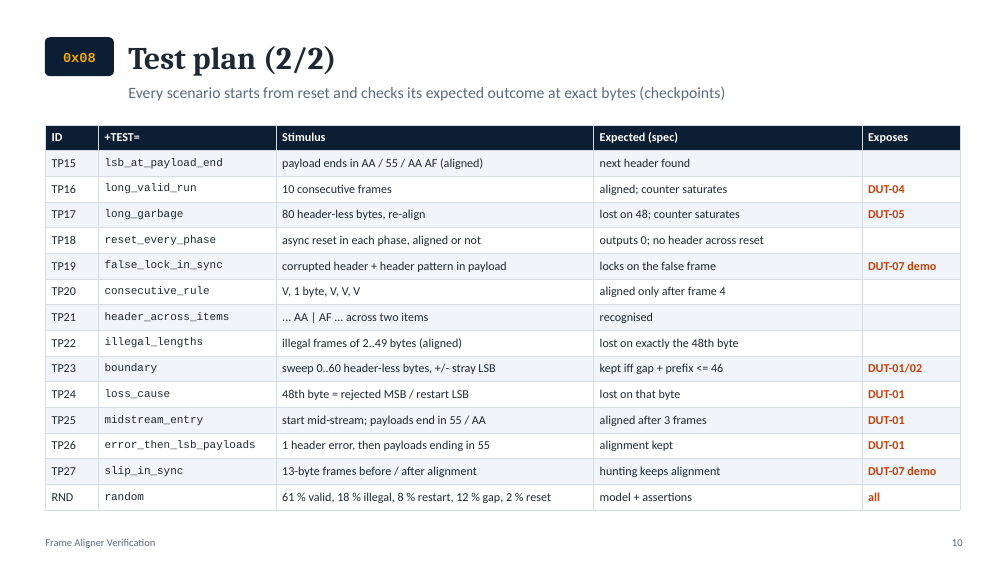
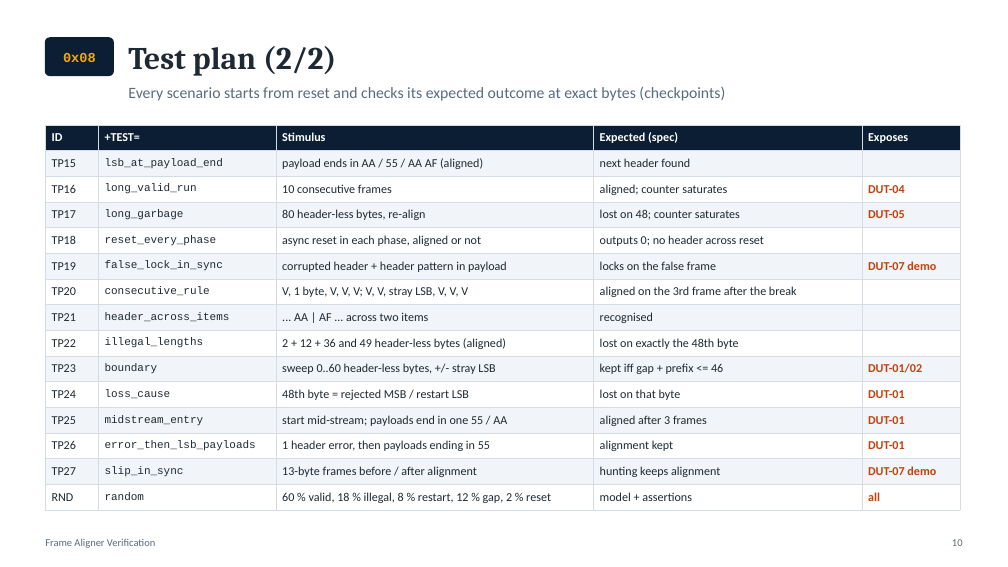
Before and after one commit to yakir1991/Frame-Aligner-verification, a slide deck: slide 10 of docs/Frame_Aligner_Verification.pptx. Drawn at 1008x567 pixels with LibreOffice and Linux fonts; fonts in the diff are those of the drawing. Boxes give left, top, right and bottom in pixels: in the first picture for what was removed or moved away, otherwise in the second. Text is boxed around its words. In the diff, an @@ line names an element or a change of style, - is before the commit and + after.

```diff
--- a/docs/Frame_Aligner_Verification.pptx
+++ b/docs/Frame_Aligner_Verification.pptx
@@ table at bbox=[45, 125, 960, 507] @@
-row 7, column 3: V, 1 byte, V, V, V
+row 7, column 3: V, 1 byte, V, V, V; V, V, stray LSB, V, V, V
-row 7, column 4: aligned only after frame 4
+row 7, column 4: aligned on the 3rd frame after the break
-row 9, column 3: illegal frames of 2..49 bytes (aligned)
+row 9, column 3: 2 + 12 + 36 and 49 header-less bytes (aligned)
-row 12, column 3: start mid-stream; payloads end in 55 / AA
+row 12, column 3: start mid-stream; payloads end in one 55 / AA
-row 15, column 3: 61 % valid, 18 % illegal, 8 % restart, 12 % gap, 2 % reset
+row 15, column 3: 60 % valid, 18 % illegal, 8 % restart, 12 % gap, 2 % reset
```
Also in this commit, not shown: 12 other slides changed, 1 slide added, 8 other files.
